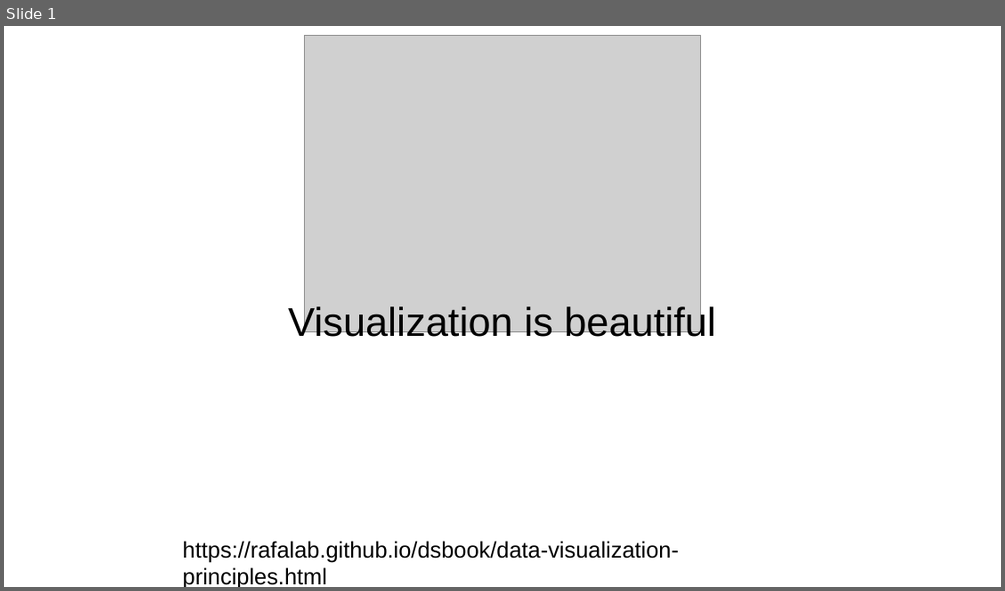
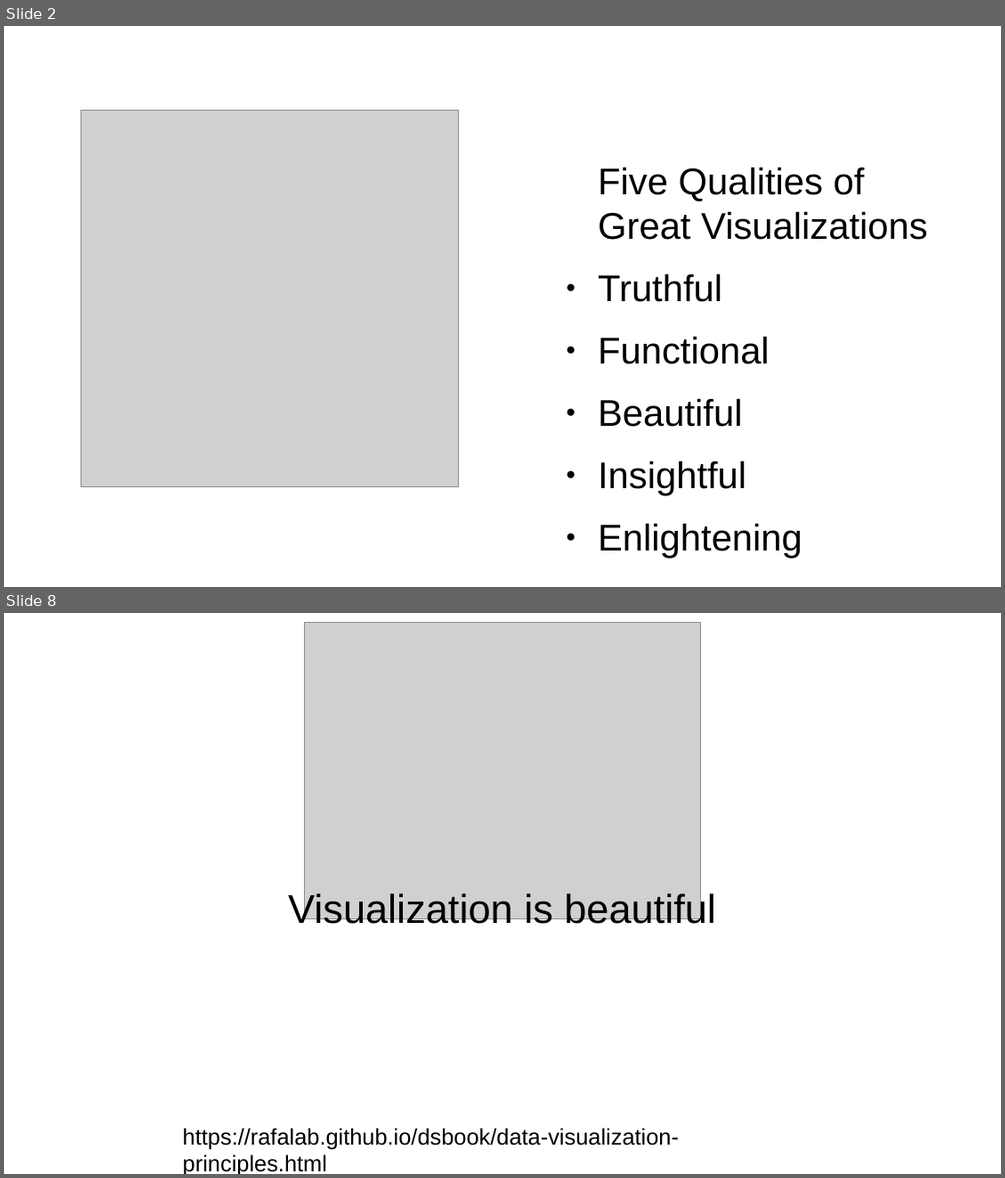
Before and after one commit to DzygaSkoryk/astronomy_python, a slide deck: Matplotlib/Visualization_slides.odp. Shown one above the other, each under a label of ours: slide 1 before the commit, slides 2 and 8 after it; the slides between them are not shown. The pictures are 1005x591 and 1005x1178 pixels, drawn with LibreOffice and Linux fonts; fonts in the diff are those of the drawing; grey boxes stand for pictures. Boxes give left, top, right and bottom in pixels: in the first picture for what was removed or moved away, otherwise in the second. Text is boxed around its words. In the diff, an @@ line names an element or a change of style, - is before the commit and + after.

```diff
--- a/Matplotlib/Visualization_slides.odp
+++ b/Matplotlib/Visualization_slides.odp
@@ slide 2 added at [4,26,1001,587], background #FFFFFF @@
@@ picture added at [81,111,459,487] @@
@@ text added at [598,167,928,496], 29.6 pt, text #000000 @@
+Five Qualities of Great Visualizations
+● Truthful
+● Functional
+● Beautiful
+● Insightful
+● Enlightening
@@ what was slide 1 is now slide 8 @@
```
Also in this commit, not shown: 11 other slides added.
